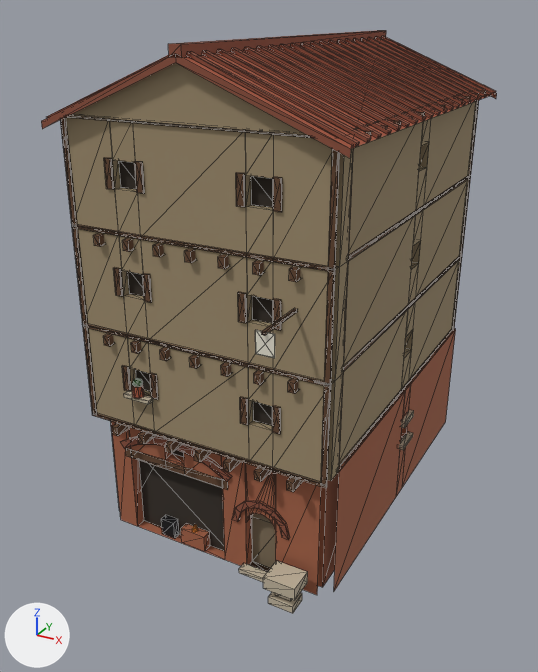
Before and after pictures for a commit that changed the glTF model nero-rome-reader /assets/models/rome/rome_insula_c.glb.
Camera for both pictures: a 50 mm lens placed at (10.6, -21.6, 15.7), pointed at (-0.4, -1.6, 5.7). The lights are fixed; the arrows at lower left show +X, +Y and +Z. The first picture is the older version. Mesh edges are drawn as thin lines. Vertices at exactly the same position are counted once.

Names of what the first picture shows: 'rome_insula_c'.
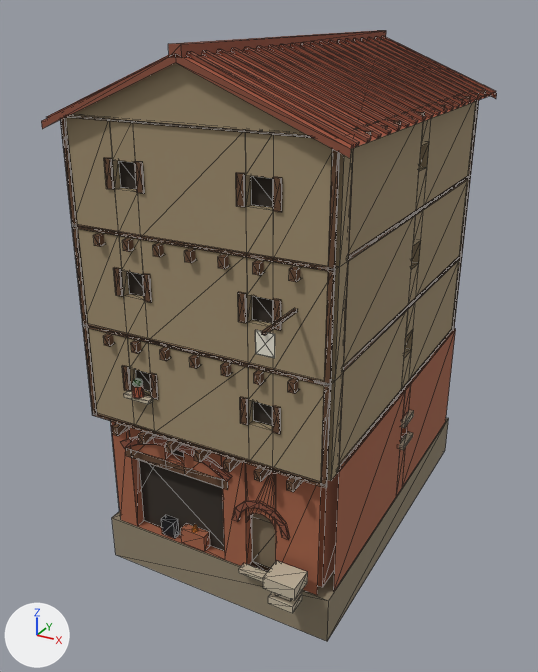
What changed in the scene script:
```text
Add mat_tuff:
    mat_tuff = principled_material('tuff')
    mat_tuff.base_color = (0.274, 0.223, 0.147)  # brown #8f826b
    mat_tuff.roughness = 0.95
Change me_rome_insula_c:
    used by ob_rome_insula_c; location = (0.0, 0.0, 0.0)
    remove me_rome_insula_c.from_pydata(...)  # 1708 vertices, 2374 faces; spans x -4.4..4.4, y -8.1..6.2, z 0.0..15.0
    add me_rome_insula_c.from_pydata(...)  # 1716 vertices, 2386 faces; spans x -4.4..4.4, y -8.1..6.2, z -1.6..15.0
    me_rome_insula_c part 1: a new loose piece, a box spanning x -4.0..4.0, y -6.0..6.0, z -1.6..0.0, in mat_tuff (brown #8f826b)
    other edits to the shape of me_rome_insula_c do not show in these pictures
    add me_rome_insula_c.materials.append(mat_tuff)  # brown #8f826b
```

Boxes [x1, y1, x2, y2] around the edits, measured in the pictures (538 x 672 px):
'rome_insula_c', reshaped
    before: [41, 30, 497, 613]
    after: [41, 30, 497, 641]
part 1 of me_rome_insula_c, added (brown)
    after: [112, 418, 449, 641]
